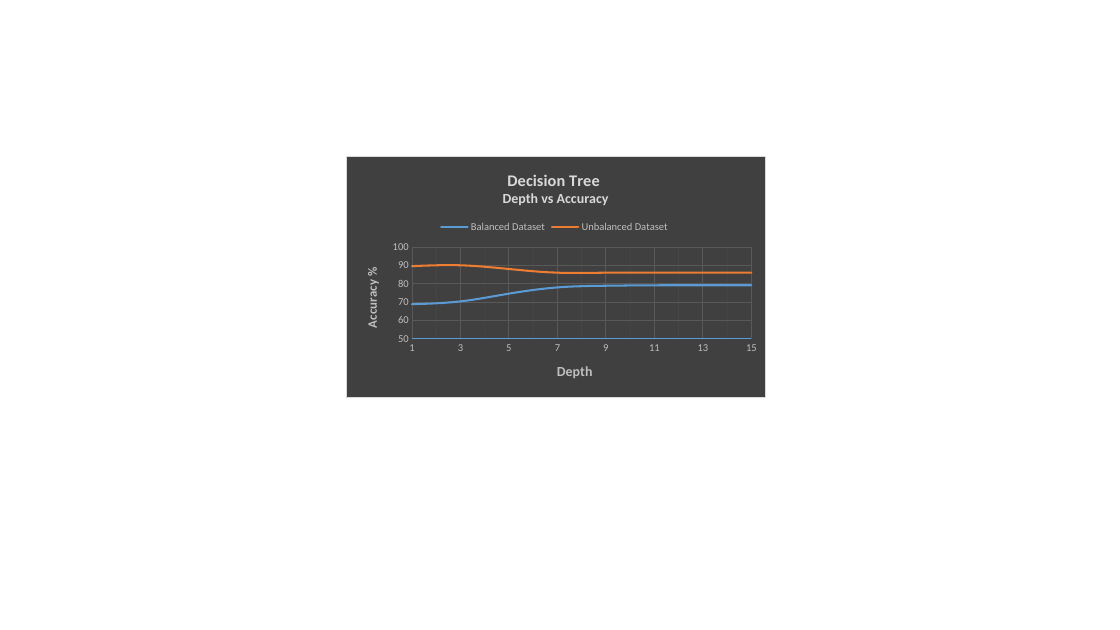
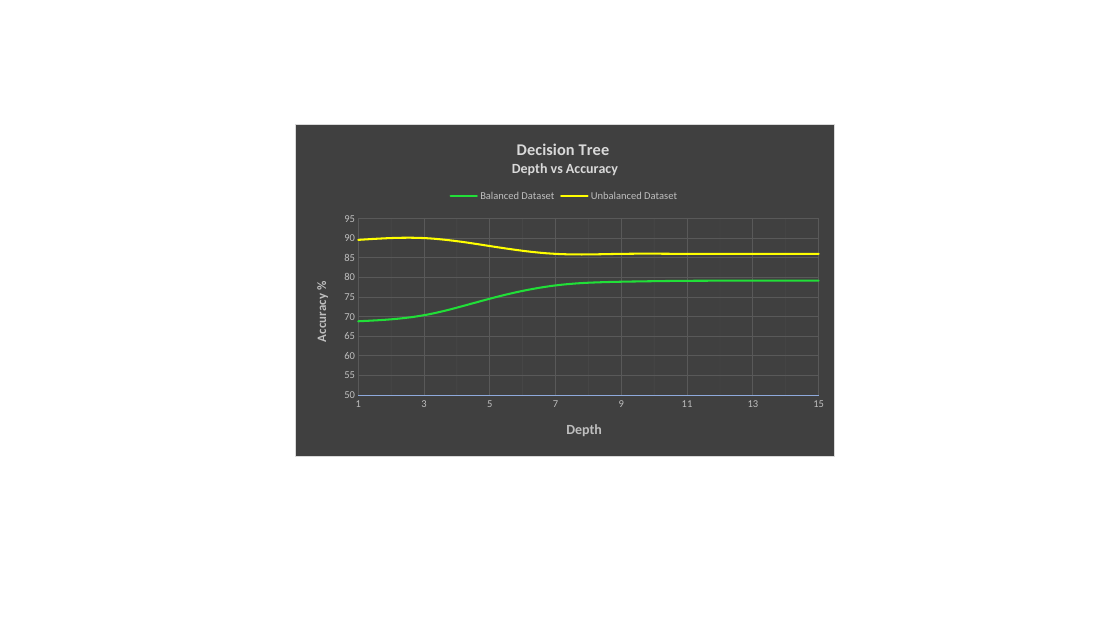
Before and after one commit to malughanshyam/MachineLearningFinalProject, a slide deck: slide 1 of Documents/Presentation/Charts in slides.pptx. Drawn at 1120x630 pixels with LibreOffice and Linux fonts; fonts in the diff are those of the drawing. Boxes give left, top, right and bottom in pixels: in the first picture for what was removed or moved away, otherwise in the second. Text is boxed around its words. In the diff, an @@ line names an element or a change of style, - is before the commit and + after.

```diff
--- a/Documents/Presentation/Charts in slides.pptx
+++ b/Documents/Presentation/Charts in slides.pptx
@@ line chart at [295, 124, 835, 456] @@
@@ colour of Balanced Dataset #5B9BD5 to #21DF38 @@
@@ colour of Unbalanced Dataset  #ED7D31 to #FFFF00 @@
@@ category axis changed @@
@@ line chart: place and size @@
-line chart at [345, 156, 765, 398]
+line chart at [295, 124, 835, 456]
```
Also in this commit, not shown: 2 other slides changed, 7 slides added, 1 other file.
